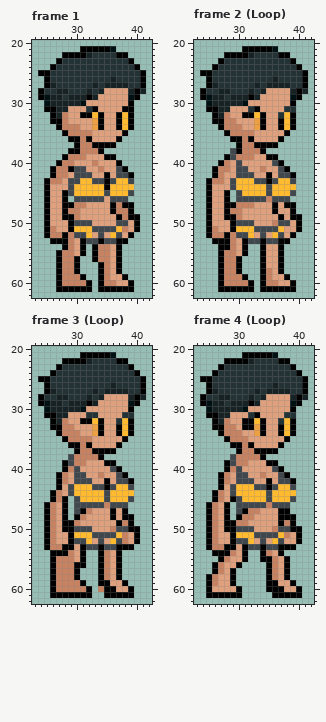
Pixel-art file, stored at NPC/Sasha.ase. Above: the version before the commit.
64x64 pixels, 15 frames. Colours within 5 levels of each other are drawn and written as one. Shown: frame 1: x 23..42, y 20..62; frame 2 (Loop): x 23..42, y 20..62; frame 3 (Loop): x 23..42, y 20..62; frame 4 (Loop): x 23..42, y 20..62. The commit also changed other frames, which this record leaves out.
After:
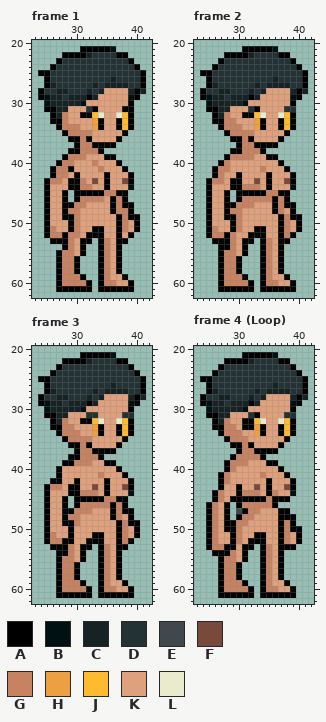
Palette (. is transparent): A #000000  B #001114  C #172224  D #233235  E #41484d  F #784a3b  G #c78361  H #eda042  J #ffba30  K #dfa17d  L #eaebcd
The edit:
layer "Clothes" now hidden
--- frame 1
@@ x 32..39 @@
 31 DAKKKKAA
-32 AJAKKAJA
+32 AJLKKLJA
 33 KHAKKAJA
@@ x 23..42 @@
 40 ....AGGKKKGKKKA.....
-41 ...AGGAEEKKGKKEA....
-42 ...AGGKEEEKKAKEEA...
-43 ..AGGKEEJJEEAEJJE...
-44 ..AKKKEJJJJJAJJJJ...
-45 ..AKKAEJJJJJEJJJE...
-46 ..AKKA.EEEEEKEEE....
+41 ...AGGAKKKKGKKKA....
+42 ...AGGKAKKKKAKKKA...
+43 ..AGGKAAGKFKAKKFA...
+44 ..AKKKAAGGKKAKKKB...
+45 ..AKKA.AAAAAGGAA....
+46 ..AKKA.AGGGGKAGA....
 47 ..AKKAAGGKKKKAGAA...
@@ x 28..40 @@
 49 AAGKKKKKKAGAA
-50 KAEEEKKKKEEKA
-51 KAJJJEEEEJGKA
-52 AGEEJKEKJEKA.
-53 AGKAEEAEEAA..
-54 AGKA.AGGKA...
-55 GGKA.AGGKA...
-56 GGA..AGGKA...
+50 KAGKKKKKKAGKA
+51 KAGKKAAKKAGKA
+52 AGGKAAAKKAKA.
+53 AGKAA.AGKAA..
+54 AGKA..AGKA...
+55 GGKA..AGKA...
+56 GGA...AGKA...
 57 GGA...AGKA...
--- frame 2
@@ x 32..39 @@
 31 DAKKKKDD
-32 AJAKKDJA
+32 AJLKKLJA
 33 KHAKKAJA
@@ x 23..42 @@
 37 .......AGGAAAA......
-38 ......EAGGGA........
-39 .....AEGGGKKAA......
-40 ....AGKEKKKKKEA.....
-41 ...AGGKEEKKGKKEA....
-42 ...AGKKEEEKKAKEEA...
-43 ..AGGKEJJJEEAEJJE...
-44 ..AKKKEJJJJJEJJJJ...
-45 ..AKKA.EJJJJEJJJE...
-46 ..AKKA.EEEEEGEEE....
-47 ..AKKAAGGGKKKAKAA...
-48 ..AKKAGGKKKKKAKKA...
-49 ..AKKAAGKKKKKKAKAA..
-50 ..AKKKAEEEKKKGEEKA..
-51 ..AGKKAJJJEEEEJKKA..
-52 ..AGGAGEEJKEKJEKA...
-53 ...AAAGKAEEAEEAA....
-54 ....AAGKA..AKKA.....
-55 ....AGGKA..AKKA.....
-56 ....AGGA...AKKA.....
-57 ....AGGA...AKKA.....
+38 ......AAGGGA........
+39 .....AGGGGKKAA......
+40 ....AGKKKKKKKKA.....
+41 ...AGGKKKKKGKKKA....
+42 ...AGKKAKKKKAKKKA...
+43 ..AGGKAAKKFKAKKFA...
+44 ..AKKKAAGGGKAKKKB...
+45 ..AKKA.AAAAAGGAA....
+46 ..AKKA.AGGGGGAGA....
+47 ..AKKAAGGGKKKAGAA...
+48 ..AKKAGGKKKKKAGKA...
+49 ..AKKAAGKKKKKKAGAA..
+50 ..AKKKAGKKKKKKAGKA..
+51 ..AGKKAGKKAAKKAGKA..
+52 ..AGGAGKKAAAKKAGA...
+53 ...AAAGKAA.AGKAA....
+54 ....AAGKA..AGKA.....
+55 ....AGGKA..AGKA.....
+56 ....AGGA...AGKA.....
+57 ....AGGA...AGKA.....
 58 ....AGGA...AGKA.....
--- frame 3
@@ x 32..39 @@
 31 DDKKKKDD
-32 AJAKKDJA
+32 AJLKKLJA
 33 KHAKKAJA
@@ x 23..42 @@
 37 .......AGGAAAA......
-38 ......EGGGGA........
-39 .....AEGGKKKAA......
-40 .....AGEKKKKKEA.....
-41 ....AGKEEKKGKKEA....
-42 ....AGKEEEKKAKEEA...
-43 ....AKEJJJEEAEJJE...
-44 ...AGKEJJJJJEJJJJ...
-45 ...AGA.EJJJJEJJJE...
-46 ..AGKA.EEEEEGEEE....
-47 ..AGKA.EAGKKKAKA....
-48 ..AGKA.AGKKKKAKAA...
-49 ..AGKAAGKKKKKKAGA...
-50 ..AGKAAEEEKKKGEEAA..
-51 ..AGKKAJJJEEEEJGKA..
-52 ..AGKKAEEJKEKJEGKA..
-53 ..AGGAAKAEEAEEAAA...
-54 ...AAAGKA..AGKA.....
-55 ...AGGGKA..AGKA.....
-56 ...AGGGAA..AGKA.....
-57 ...AGGGA...AGKA.....
-58 ...AGGGA...AGKA.....
-59 ...AGGGGA..AAKKA....
-60 ...AGGGGGA.GAAKKA...
-61 ...AAAAAAA..AAAAA...
+38 ......AAGGGA........
+39 .....AAGGGKKAA......
+40 ....AKKKKKKKKKA.....
+41 ....AKKKKKKGKKKA....
+42 ...AAKKAKKKKAKKKA...
+43 ..AGGKAAKKFKAKKFA...
+44 ..AKKKAAGGGKAKKKB...
+45 ..AKKA.AAAAAGGAA....
+46 ..AKKA.AGGGGGAGA....
+47 ..AKKAAGGGKKKAGAA...
+48 ..AKKAGGKKKKKAGKA...
+49 ..AKKAAGKKKKKKAGAA..
+50 ..AKKKAKKKKKKKAGKA..
+51 ..AGKKAKKKAAKKAGKA..
+52 ..AGGAAKKAAAKKAGA...
+53 ...AAAGKAA.AGKAA....
+54 ....AAGKA..AGKA.....
+55 ....AGGKA..AGKA.....
+56 ....AGGA...AGKA.....
+57 ....AGGA...AGKA.....
+58 ....AGGA...AGKA.....
+59 ....AGGGA..AGKKA....
+60 ....AGGGGA.AGGKKA...
+61 ....AAAAAA.AAAAAA...
 62 ....................
--- frame 4 (Loop)
@@ x 32..39 @@
 31 DAKKKKDD
-32 AJAKKDJA
+32 AJLKKLJA
 33 AHAKKAJA
@@ x 23..42 @@
 37 .......AGGAAAA......
-38 ......EGGGGA........
-39 .....AEGGKKKAA......
-40 .....AGEKKKKKEA.....
-41 ....AGKEEKKGKKEA....
-42 ....AGKEEEKKAKEEA...
-43 ....AKEJJJEEAEJJE...
-44 ...AGKEJJJJJEJJJJ...
-45 ...AGKAEJJJJEJJJE...
-46 ..AGKA.EEEEEGEEE....
+38 ......AGGGGA........
+39 .....AGGGKKKAA......
+40 .....AGKKKKKKKA.....
+41 ....AGKKKKKGKKKA....
+42 ....AGKKKKKKAKKKA...
+43 ....AKKAKKFKAKKFA...
+44 ...AGKKAGGGKAGKKB...
+45 ...AGKAAAAAAGAAA....
+46 ..AGKA.AGGGGGA......
 47 ..AGKA.EAGGKKKAA....
@@ x 23..42 @@
 49 ..AGKAAGGKKKKKAGA...
-50 ..AGKAAEEEKKKGEEAA..
-51 ..AGKKAJJJEEEEJGKA..
-52 ..AGKKAEEJKEKJEKKA..
-53 ..AGGAAKAEEAEEAAA...
+50 ..AGKAAGKKKKKKAGAA..
+51 ..AGKKAGKKAAKKAGKA..
+52 ..AGKKAGKAAAKKAGKA..
+53 ..AGGAAKAA.AGKAAA...
 54 ...AAAGKA..AGKA.....
-55 ....AGKKA..AAGKA....
-56 ...AGKKA....AGKA....
-57 ...AGKA.....AGKA....
-58 ..AGKKA.....AGKA....
-59 ..AGKKA.....AAKKA...
-60 ..AKKKKA....AAAKKA..
-61 ..AAAAAA.....AAAAA..
+55 ....AGGKA..AGKA.....
+56 ....AGGA...AGKA.....
+57 ....AGGA...AGKA.....
+58 ....AGGA...AGKA.....
+59 ....AGGGA..AGKKA....
+60 ....AGGGGA.AGGKKA...
+61 ....AAAAAA.AAAAAA...
 62 ....................
